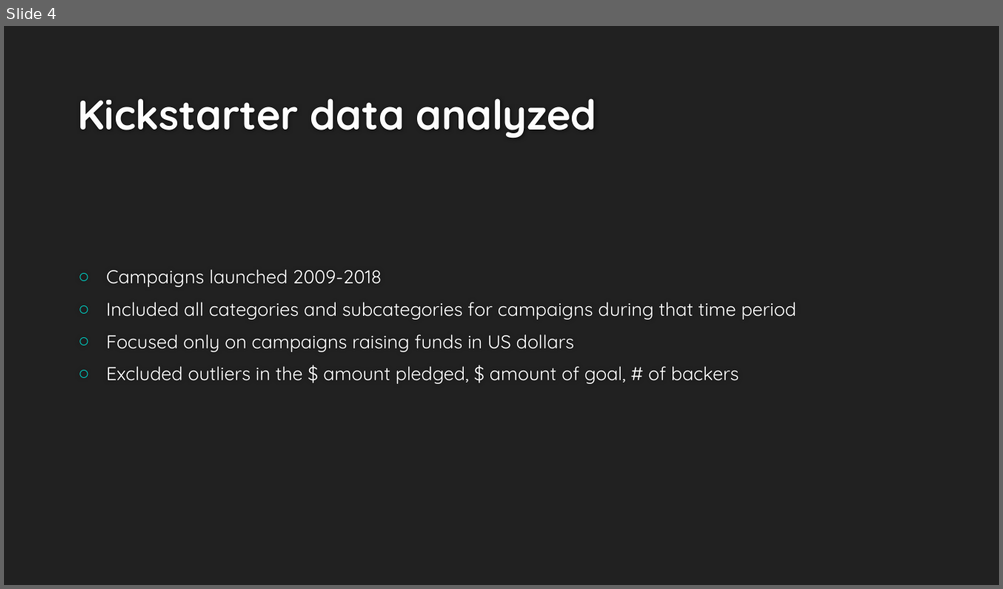
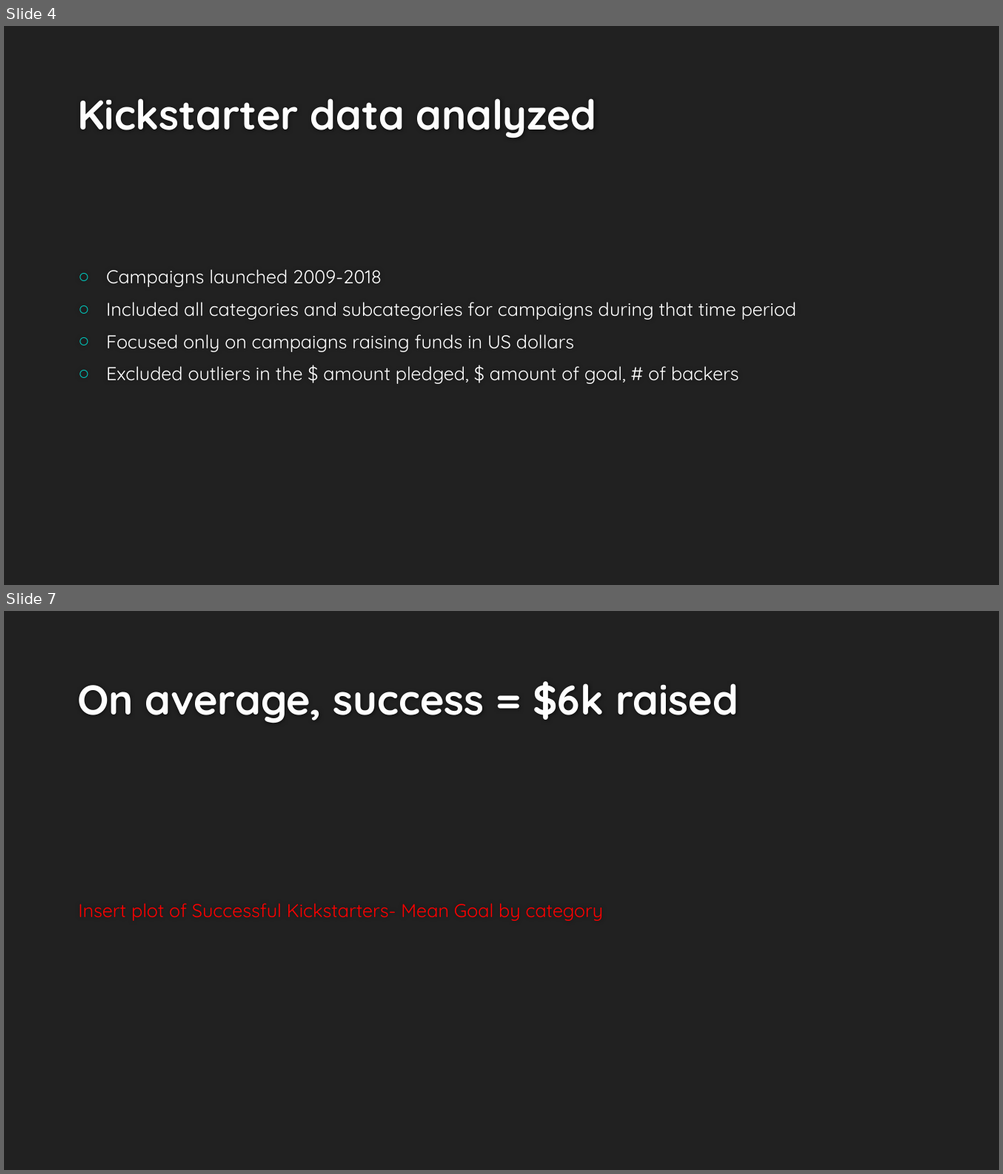
Before and after one commit to jychan-umd/Kickstarter-Data-Analysis, a slide deck: Kickstart your way to success.pptx. Shown one above the other, each under a label of ours: slide 4 before the commit, slides 4 and 7 after it; the slides between them are not shown. The pictures are 1003x589 and 1003x1174 pixels, drawn with LibreOffice and Linux fonts; fonts in the diff are those of the drawing; background and template pictures are left out. Boxes give left, top, right and bottom in pixels: in the first picture for what was removed or moved away, otherwise in the second. Text is boxed around its words. In the diff, an @@ line names an element or a change of style, - is before the commit and + after.

Commit message:
R notebook + PPT
R Notebook
- Script and Outputs - Need to fix something in the R script (might be an issue on my end) so that inline outputs can show up; there is an error message appearing around (in this notebook) line 187 - it is line 99 in the original
- Written Summary -  Need to insert Graph 4 (see above issue)
- PPT links to PPTX file in this GitHub repository

```diff
--- a/Kickstart your way to success.pptx
+++ b/Kickstart your way to success.pptx
@@ slide 7 added at box(4, 611, 999, 1170), background #212121 @@
@@ title added at box(77, 681, 738, 723), 40 pt, text #FEFEFE, bold @@
+On average, success = $6k raised
@@ text added at box(78, 903, 603, 921), 18 pt, text #FF0000 @@
+Insert plot of Successful Kickstarters- Mean Goal by category
```
Also in this commit, not shown: 8 other slides added, 2 other files.
